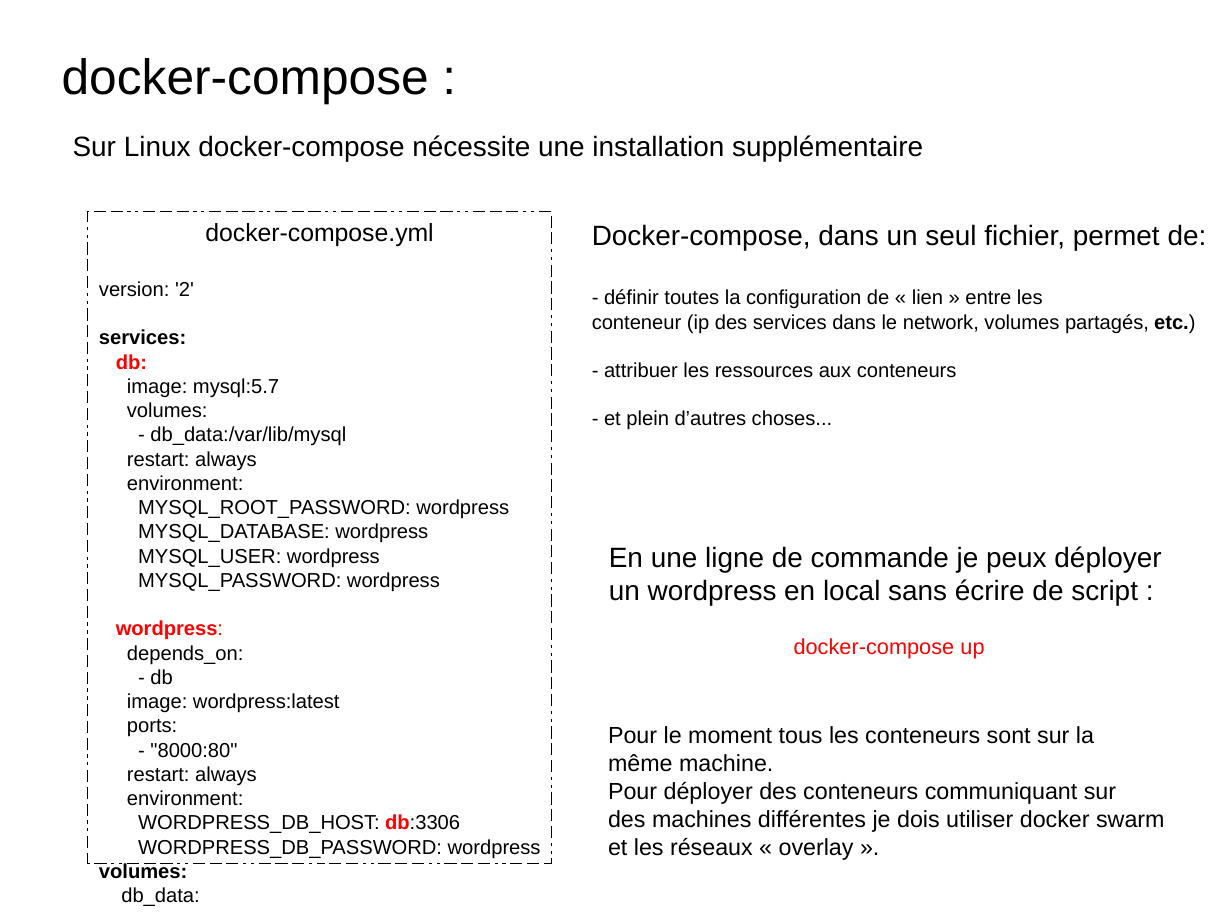
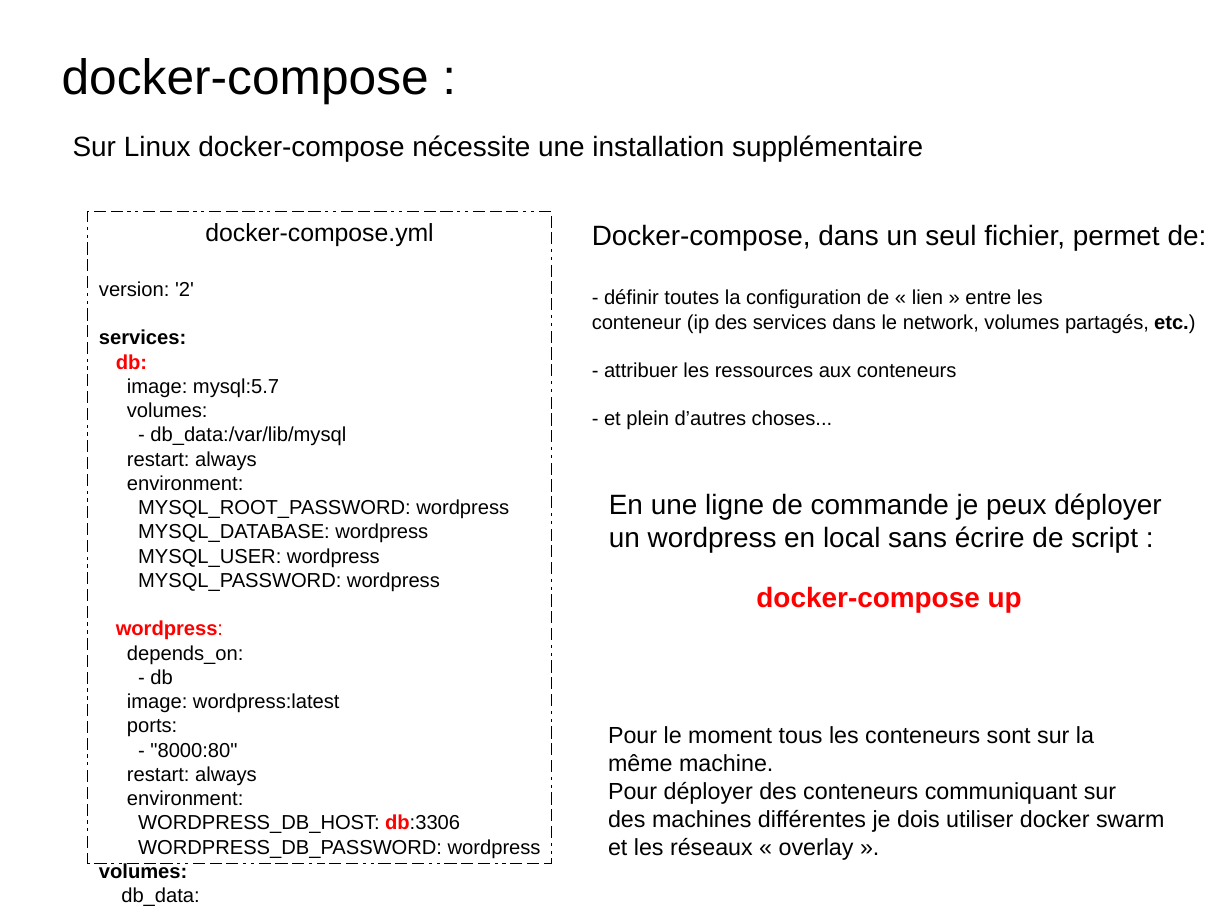
Before and after one commit to charleshuber/4t, a slide deck: slide 10 of presentation_smb215.odp. Drawn at 1232x924 pixels with LibreOffice and Linux fonts; fonts in the diff are those of the drawing. Boxes give left, top, right and bottom in pixels: in the first picture for what was removed or moved away, otherwise in the second. Text is boxed around its words. In the diff, an @@ line names an element or a change of style, - is before the commit and + after.

Commit message:
demo docker

```diff
--- a/presentation_smb215.odp
+++ b/presentation_smb215.odp
@@ text "En une ligne de commande ...": place and size @@
-text "En une ligne de commande ..." at [609, 546, 1161, 658]
+text "En une ligne de commande ..." at [609, 493, 1161, 612]
@@ text at [756, 586, 1022, 612]: size 14 to 18 pt, bold on in "docker-compose up" @@
```
Also in this commit, not shown: 3 other slides changed, 1 other file.
